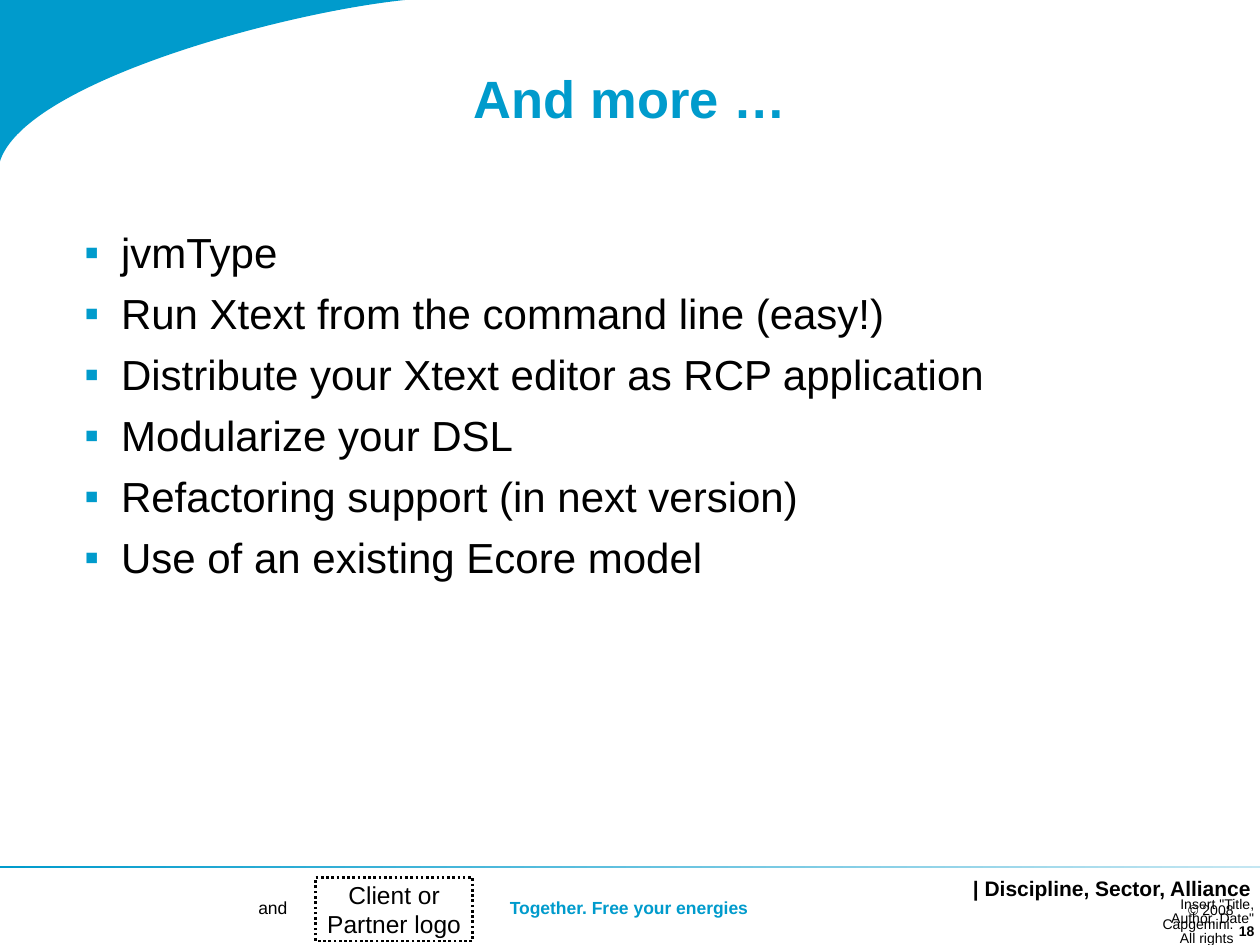
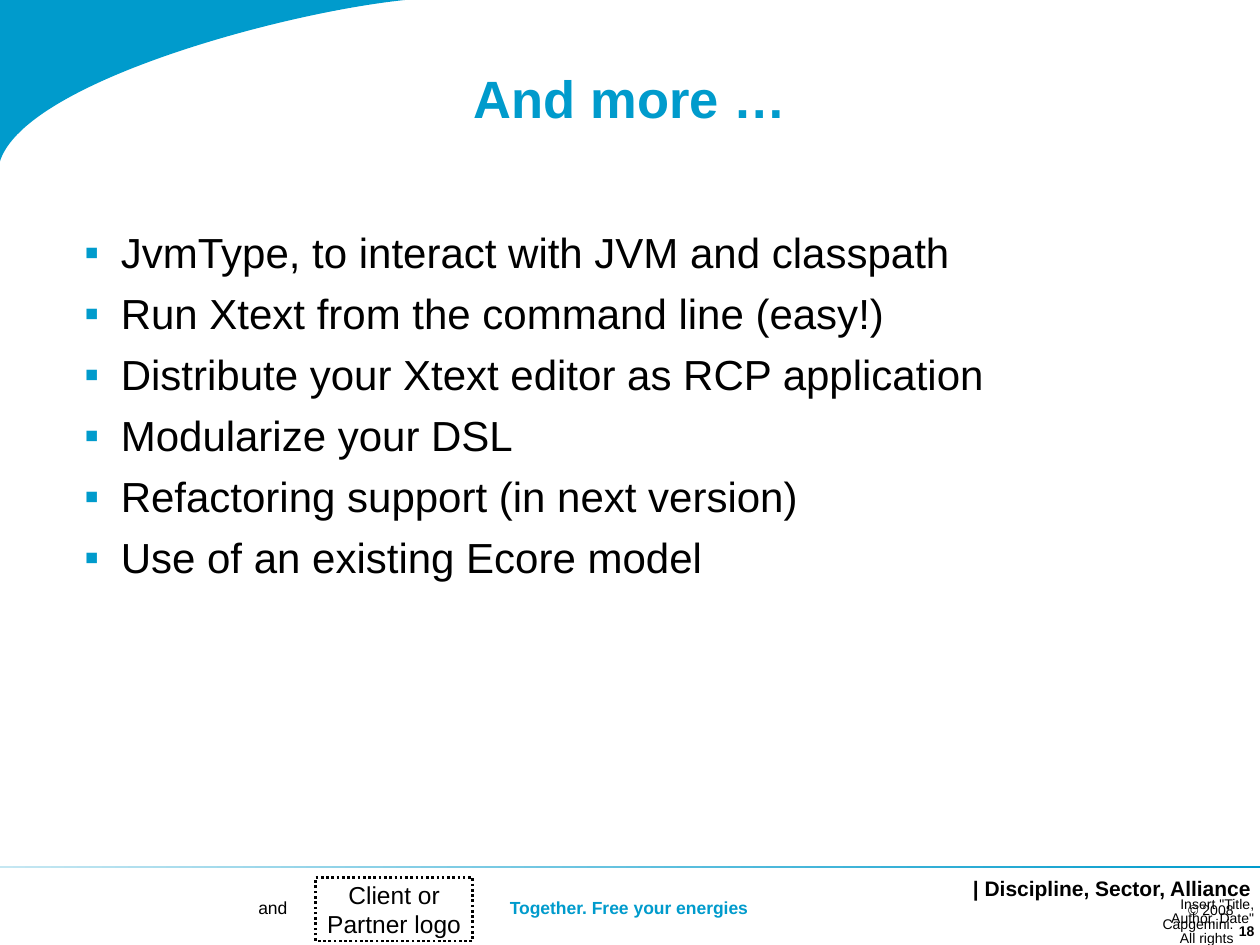
Before and after one commit to dslmeinte/xtext-workshop-code1, a slide deck: slide 18 of org.xtext.workshop.notes/sheets/Workshop 2.ppt. Drawn at 1260x945 pixels with LibreOffice and Linux fonts; fonts in the diff are those of the drawing; background and template pictures are left out. Boxes give left, top, right and bottom in pixels: in the first picture for what was removed or moved away, otherwise in the second. Text is boxed around its words. In the diff, an @@ line names an element or a change of style, - is before the commit and + after.

```diff
--- a/org.xtext.workshop.notes/sheets/Workshop 2.ppt
+++ b/org.xtext.workshop.notes/sheets/Workshop 2.ppt
@@ text at [121,237,949,277]: text changed @@
-▪ jvmType
+▪ JvmType, to interact with JVM and classpath
@@ rectangle at [0,866,1260,868]: fill gradient #C5E7F2 to #009BCC to gradient #009BCC to #C5E7F2 @@
```
Also in this commit, not shown: 19 other slides changed, 1 slide added, 1 other file.
